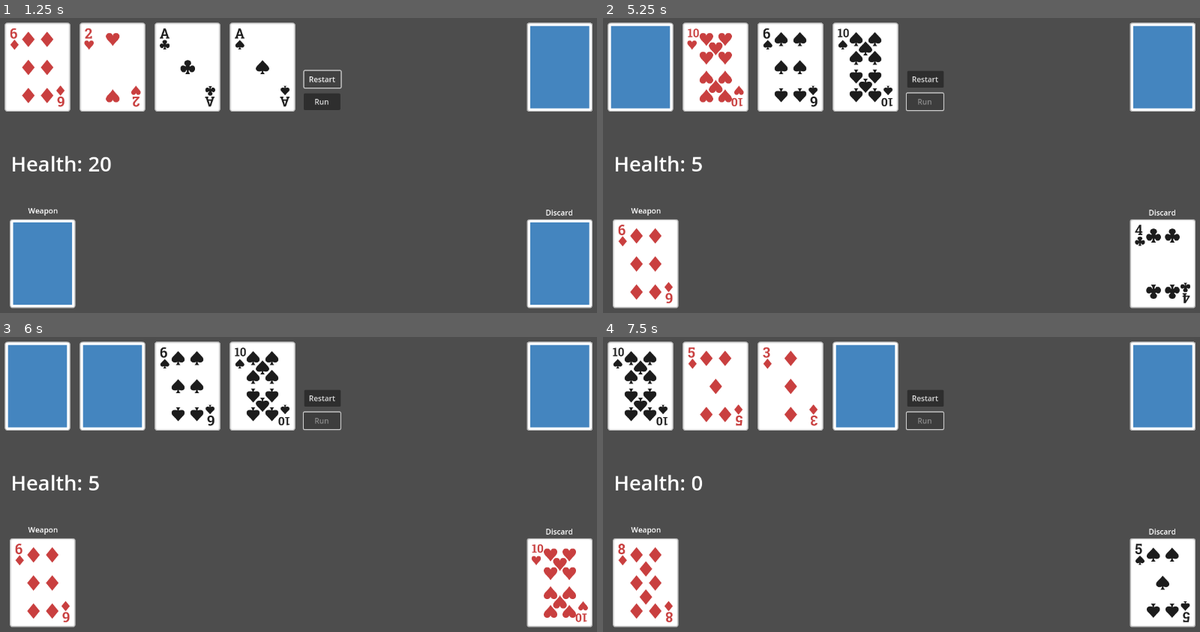
Above: before the commit, frames 1-4 (two rows, left to right).
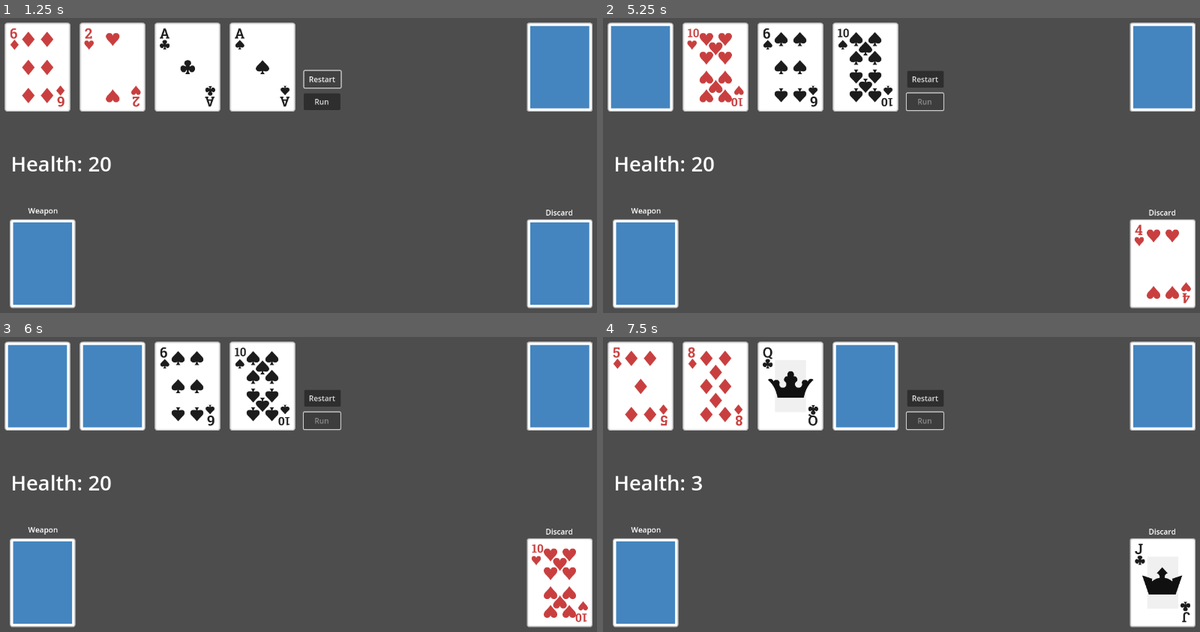
Above: after the commit, the same moments.

Repository: ftsenguen/scoundrel
Game: Godot game, scene res://game_board.tscn
The game is run twice, just before and just after one commit, with the same random seed, the same clock (stepped at 60 frames per second) and the same inputs.
Inputs (mouse positions are in pixels of both pictures, inside the frame that each line leads up to):
- Up to frame 1 (1.25 s): click "Restart" at 0.5 s
- Up to frame 2 (5.25 s): click "Run" at 1.25 s; click "Restart" at 2 s; click "Restart" at 2.75 s; click "Run" at 3.5 s; click "Run" at 4.25 s; tap Enter at 5 s; move the mouse to (638, 68) at 5.02 s; click (638, 68) at 5.17 s
- Up to frame 3 (6 s): tap Space at 5.75 s; move the mouse to (113, 387) at 5.77 s; click (113, 387) at 5.92 s
- Up to frame 4 (7.5 s): tap Enter at 6.5 s; move the mouse to (788, 387) at 6.52 s; click (788, 387) at 6.67 s; tap Space at 7.25 s; move the mouse to (865, 387) at 7.27 s; click (865, 387) at 7.42 s

Frame 1 is identical in both runs. In frame 2, 3.4% of the frame differs, in the area x 2-99%, y 1-99%; in frame 3, 2.9%; in frame 4, 5.4%, in the area x 1-99%, y 3-99%.

Commit message:
run fixed

Diff:
--- a/Main.gd
+++ b/Main.gd
@@ -141,6 +141,11 @@
 			"res://assets/card{suite}{number}.png".format(
 				{"suite": active_card.suite, "number": active_card.value}))
 
+func unflip_card(active_card):
+	var sprite : Sprite2D = active_card.get_node("Sprite2D")
+	if sprite:
+		sprite.texture = load("res://assets/cardBack_blue1.png")
+
 func populate_dungeon() -> void:
 	while board_state.dungeon.size() < 4:
 		var moving_card : Card = board_state.deck.pop_front()
@@ -161,9 +166,12 @@
 
 func _on_run_button_pressed() -> void:
 	self.get_node("RunButton").disabled = true
-	for c in board_state.dungeon:
+	for c : Card in board_state.dungeon:
 		board_state.deck.append(c)
 		board_state.dungeon.erase(c)
+		unflip_card(c)
+		c.position = self.get_node("Deck").position
+		c.get_node("CardArea2D").input_pickable = false
 	populate_dungeon()
 
 func _on_player_info_player_dead() -> void:
